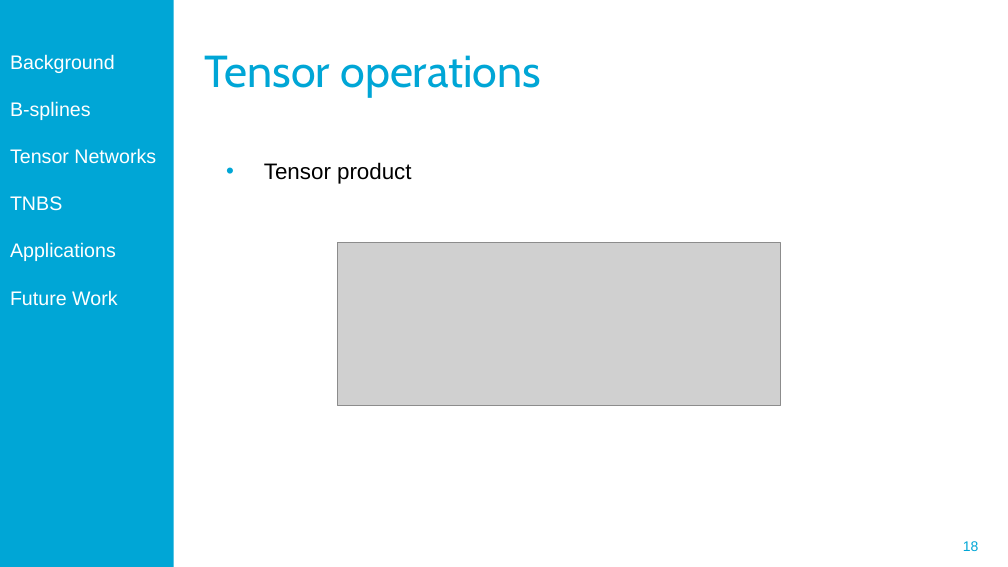
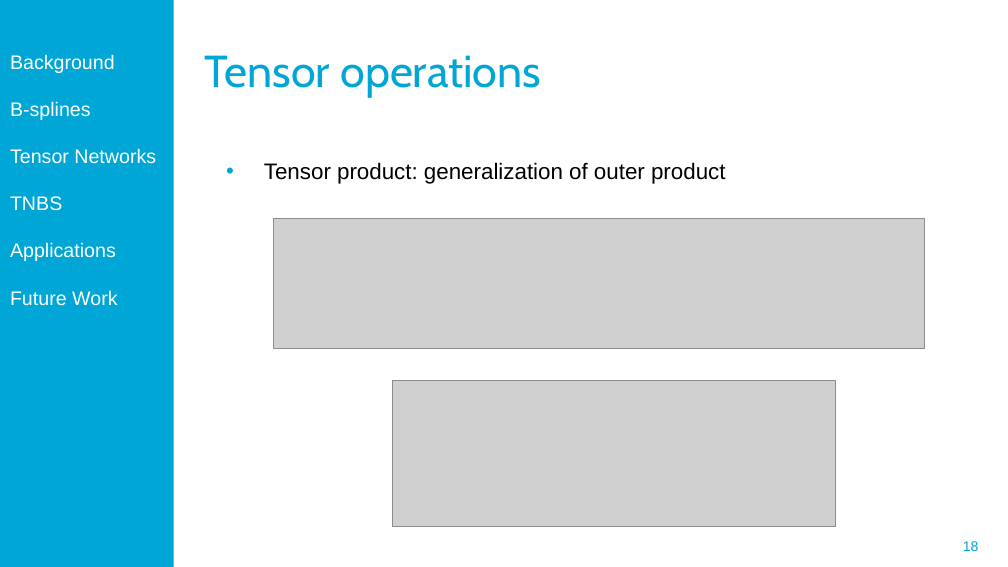
Before and after one commit to Ridvanz/Thesis, a slide deck: slide 18 of Midterm_Ridvan.pptx. Drawn at 1008x567 pixels with LibreOffice and Linux fonts; fonts in the diff are those of the drawing; grey boxes stand for pictures; background and template pictures are left out. Boxes give left, top, right and bottom in pixels: in the first picture for what was removed or moved away, otherwise in the second. Text is boxed around its words. In the diff, an @@ line names an element or a change of style, - is before the commit and + after.

```diff
--- a/Midterm_Ridvan.pptx
+++ b/Midterm_Ridvan.pptx
@@ text at [264, 162, 725, 184]: text changed @@
-• Tensor product
+• Tensor product: generalization of outer product
@@ picture added at [274, 219, 924, 349] @@
@@ picture removed at [337, 243, 780, 406] @@
@@ picture added at [392, 381, 836, 526] @@
```
Also in this commit, not shown: 7 other slides changed, 12 other files.
